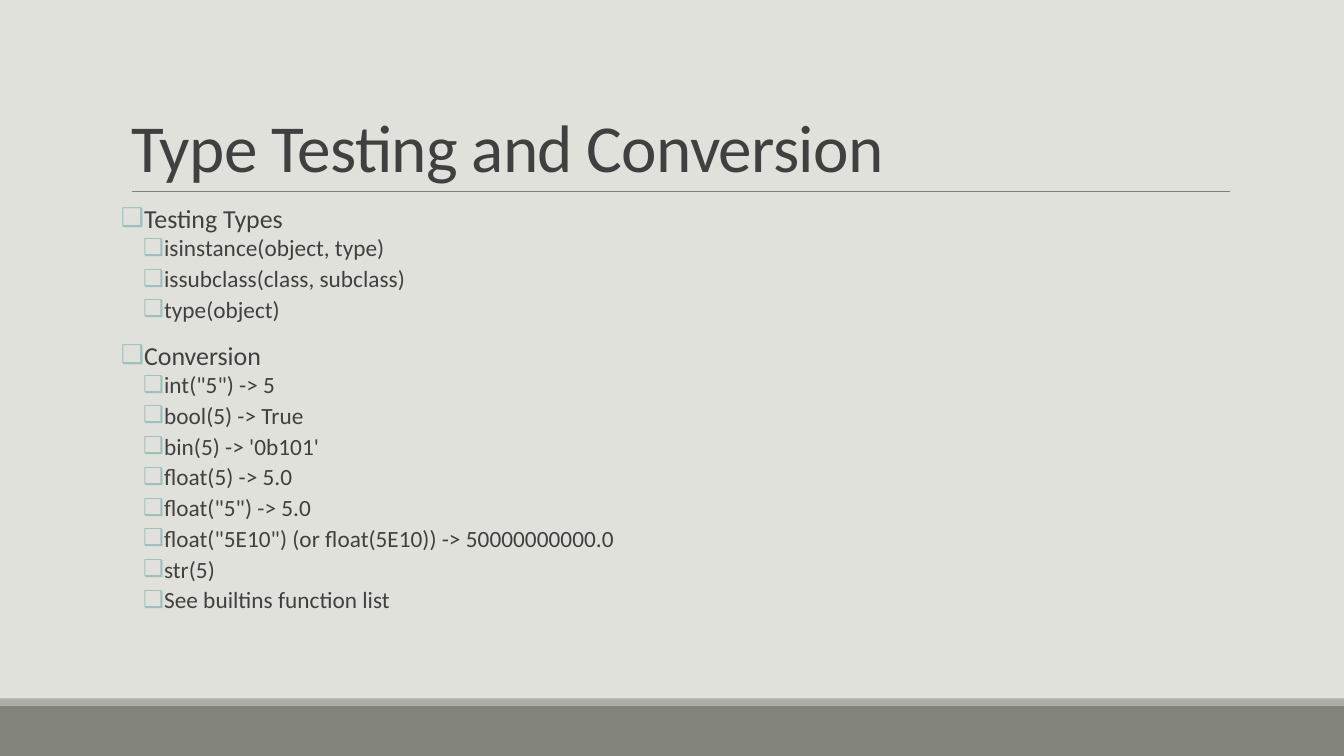
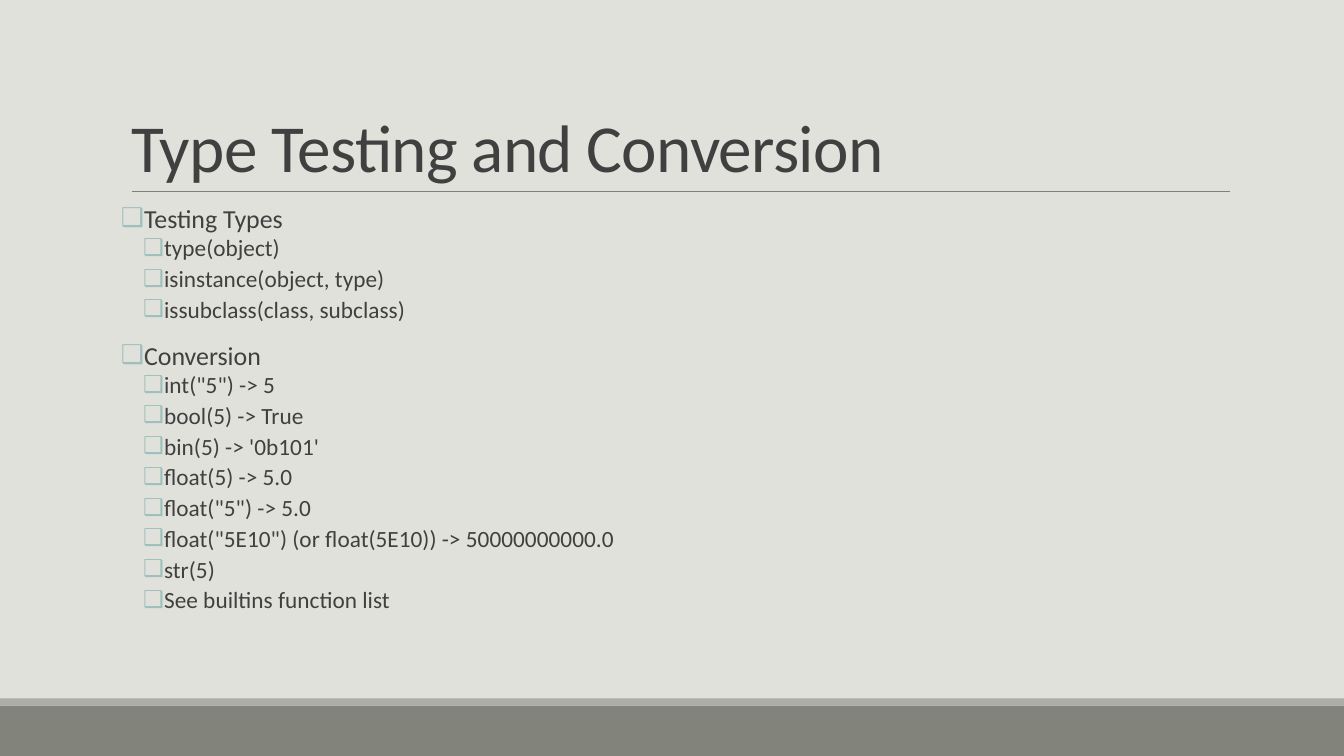
Before and after one commit to tslator/IntroToPython3, a slide deck: slide 38 of Introduction to Python 3.pptm. Drawn at 1344x756 pixels with LibreOffice and Linux fonts; fonts in the diff are those of the drawing. Boxes give left, top, right and bottom in pixels: in the first picture for what was removed or moved away, otherwise in the second. Text is boxed around its words. In the diff, an @@ line names an element or a change of style, - is before the commit and + after.

```diff
--- a/Introduction to Python 3.pptm
+++ b/Introduction to Python 3.pptm
@@ text at (x1=164, y1=239, x2=280, y2=260): paragraph added @@
+  ❑ type(object)
@@ text at (x1=164, y1=301, x2=280, y2=322): paragraph removed @@
-  ❑ type(object)
```
Also in this commit, not shown: 20 other slides changed, 42 slides added, 1 slide removed, 15 other files.
